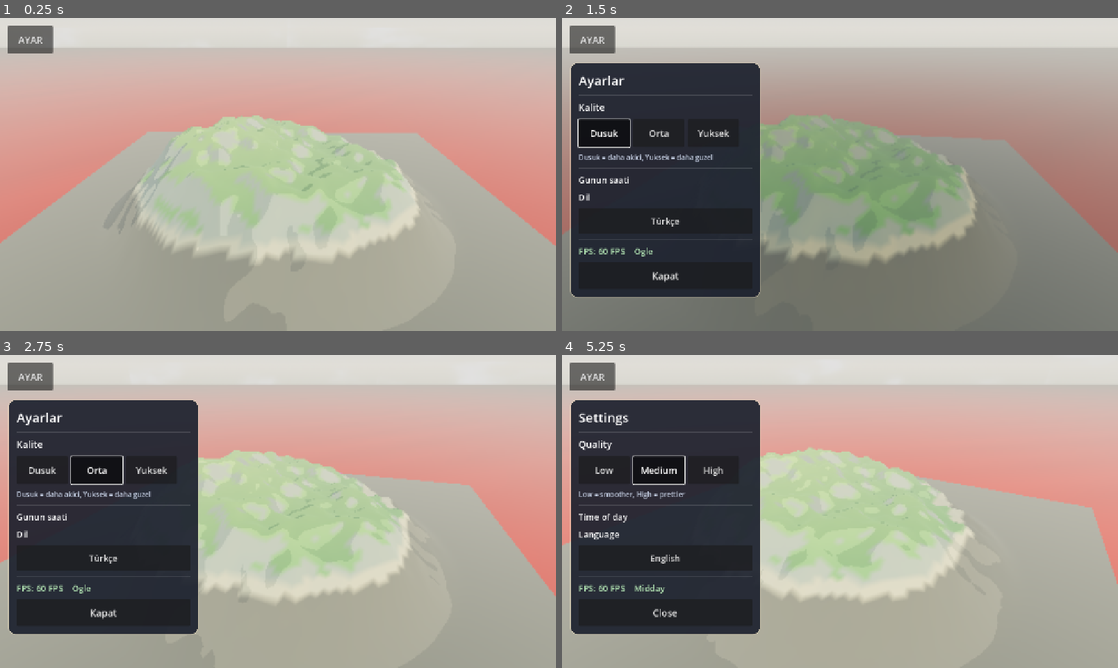
Above: before the commit, frames 1-4 (two rows, left to right).
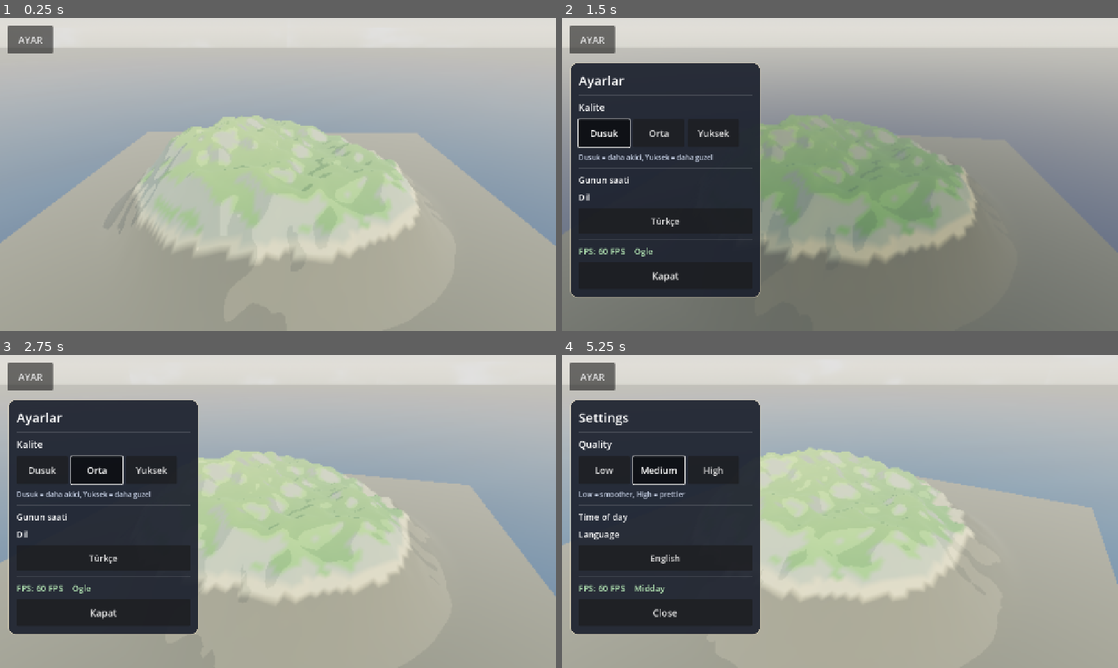
Above: after the commit, the same moments.

Repository: eraslan19j/game
Game: Godot game, scene res://scenes/world/world.tscn
The game is run twice, just before and just after one commit, with the same random seed, the same clock (stepped at 60 frames per second) and the same inputs.
Inputs:
- Up to frame 1 (0.25 s): no input
- Up to frame 2 (1.5 s): click "AYAR" at 0.5 s; click "Dusuk" at 1.25 s
- Up to frame 3 (2.75 s): click "Orta" at 2 s
- Up to frame 4 (5.25 s): click "Yuksek" at 2.75 s; click "Türkçe" at 3.5 s; click "Low" at 4.25 s; click "Medium" at 5 s

The runs differ from the first frame. In frame 1, 29% of the frame differs, in the area x 0-100%, y 14-73%; in frame 2, 9.2%; in frame 3, 18%; in frame 4, 17%.

Commit message:
Fix: su golge almiyor (ada golgesi suya dev leke dusuruyordu), sis azaltildi, debug renkleri geri alindi
Co-authored-by: arena-agent <297053741+arena-agent@users.noreply.github.com>

Diff:
--- a/scenes/world/world.tscn
+++ b/scenes/world/world.tscn
@@ -36,7 +36,7 @@
 fog_enabled = true
 fog_light_color = Color(0.87, 0.85, 0.78, 1)
 fog_light_energy = 0.55
-fog_density = 0.0011
+fog_density = 0.0005
 fog_sky_affect = 0.0
 fog_aerial_perspective = 0.0
 
--- a/shaders/water.gdshader
+++ b/shaders/water.gdshader
@@ -1,4 +1,5 @@
 shader_type spatial;
+render_mode shadows_disabled;
 // Stilize su: hafif dalga (vertex), yari saydam, kiyida acik renk + kopuk.
 // Arazi yukseklik dokusu R kanalinda 0..1 olarak gelir.
 
@@ -8,11 +9,11 @@
 uniform float height_max = 45.0;
 uniform float wave_speed = 1.0;
 uniform float wave_strength = 1.0;
-uniform vec4 shallow_color : source_color = vec4(1.0, 0.0, 1.0, 1.0);
-uniform vec4 deep_color : source_color = vec4(1.0, 0.0, 0.0, 1.0);
-uniform vec4 foam_color : source_color = vec4(0.0, 1.0, 0.0, 1.0);
-uniform float alpha_shallow = 1.0;
-uniform float alpha_deep = 1.0;
+uniform vec4 shallow_color : source_color = vec4(0.24, 0.72, 0.72, 1.0);
+uniform vec4 deep_color : source_color = vec4(0.05, 0.30, 0.47, 1.0);
+uniform vec4 foam_color : source_color = vec4(0.95, 0.99, 0.99, 1.0);
+uniform float alpha_shallow = 0.62;
+uniform float alpha_deep = 0.96;
 
 varying vec3 world_pos;
 
Binary file changed: ci_screenshot_preview.png
